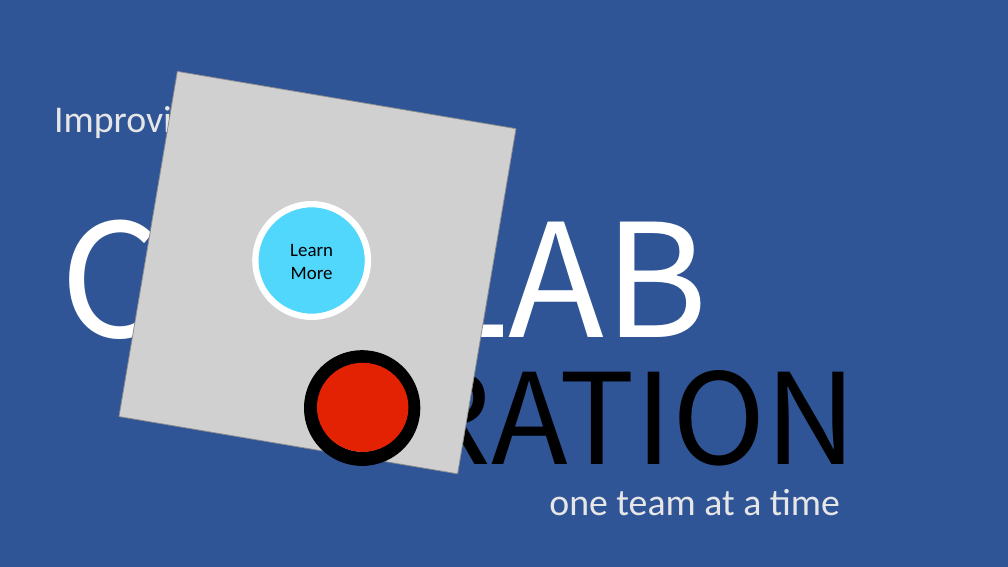
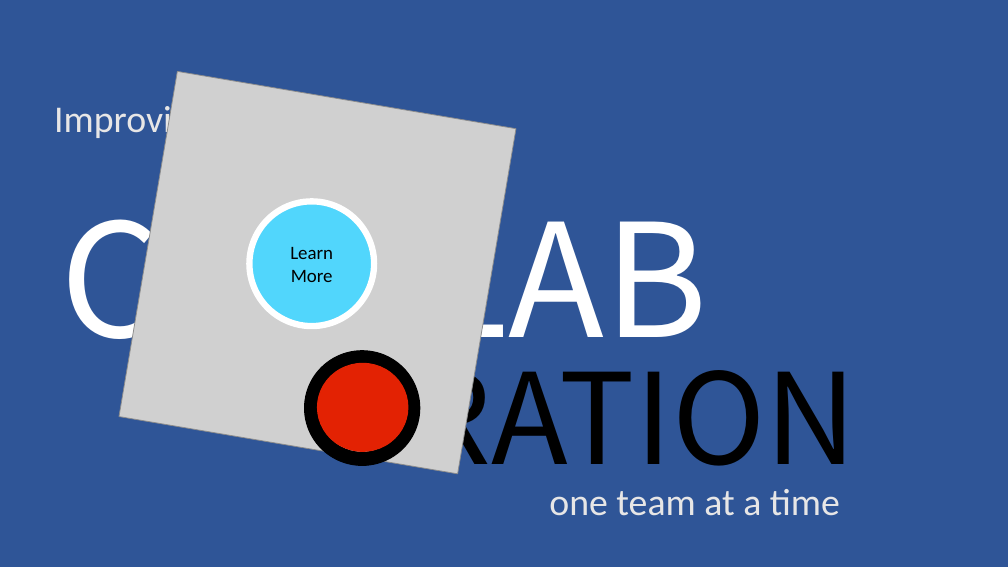
Before and after one commit to mgmodell/CoLab, a slide deck: slide 1 of doc/intro_screen/colabppt.pptx. Drawn at 1008x567 pixels with LibreOffice and Linux fonts; fonts in the diff are those of the drawing; grey boxes stand for pictures. Boxes give left, top, right and bottom in pixels: in the first picture for what was removed or moved away, otherwise in the second. Text is boxed around its words. In the diff, an @@ line names an element or a change of style, - is before the commit and + after.

```diff
--- a/doc/intro_screen/colabppt.pptx
+++ b/doc/intro_screen/colabppt.pptx
@@ ellipse "Learn More" resized from (x1=256, y1=204, x2=368, y2=317) to (x1=250, y1=201, x2=374, y2=326) @@
```
Also in this commit, not shown: 5 other slides changed, 1 other file.
